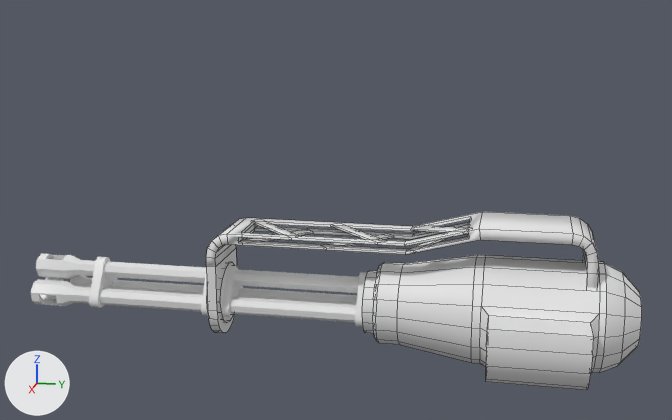
An edit to the Blender file machinegun_002.blend, drawn before and after from the same camera.
Both versions are drawn from a 50 mm lens placed at (182.6, 74.4, 65.0), pointed at (-4.1, 37.1, 18.4). The axes (+X, +Y, +Z) are drawn at lower left. The lights are the same throughout. Mesh edges are drawn as thin lines on the coarser meshes.
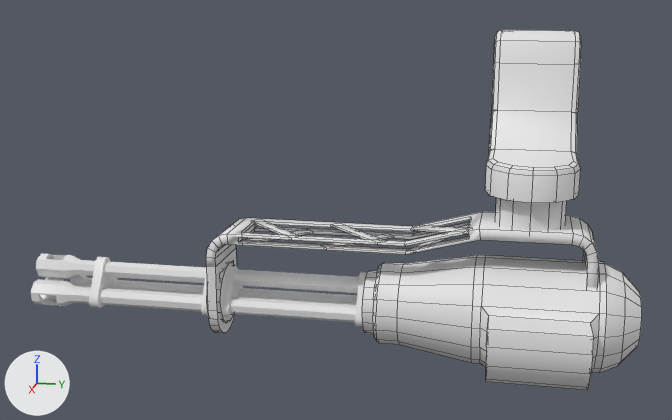
Commit message: Added mounting bracket thing

Location of each change, (x1, y1, x2, y2) in pixels of the pictures (672 x 420 px):
'ConnectorMount', added
    after: (485, 30, 582, 231)
'Plane.001', reshaped (58% taller)
    before: (206, 212, 599, 288)
    after: (206, 212, 599, 333)
part 1 of me_plane_001, added
    after: (206, 249, 236, 333)

The change, as a list of edits to the scene's bpy script:
```text
Change me_plane_001:
    used by ob_plane_001; location = (0.0, 12.0, 0.0); rotation_euler = (1.571, 3.142, 0.0), in degrees (90, 180, 0); scale = (1.1, 1.1, 1.0)
    remove me_plane_001.from_pydata(...)  # 30 vertices, 14 faces; spans x -6.5..6.5, y -17.1..-6.4, z -78.0..0.0
    add me_plane_001.from_pydata(...)  # 60 vertices, 31 faces; spans x -6.5..6.5, y -17.1..8.1, z -78.0..0.0
    me_plane_001 part 1: a new loose piece of 30 vertices spanning x -6.4..6.4, y -7.2..8.1, z -2.0..0.0
Add me_cylinder_006:
    me_cylinder_006.from_pydata(...)  # 136 vertices, 146 faces; spans x -4.0..4.0, y -4.0..12.5, z -5.0..11.5
    me_cylinder_006.polygons.foreach_set('use_smooth', [True] * 146)
Add ob_connectormount:
    ob_connectormount = bpy.data.objects.new('ConnectorMount', me_cylinder_006)
    ob_connectormount.location = (0.0, 77.0, 29.0)
    ob_connectormount.rotation_euler = (0.0, 0.0, 1.571)  # degrees (0, 0, 90)
    ob_connectormount.scale = (2.25, 2.25, 2.25)
```
